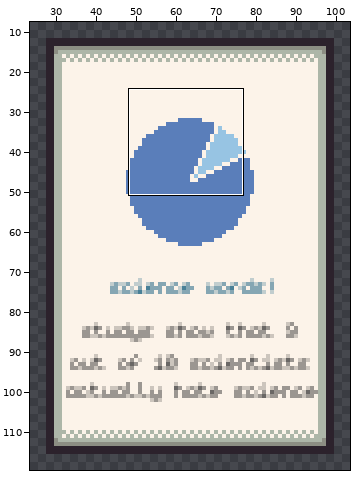
One commit to this pixel-art file: Assets/Textures/Decals/biolabDecals.aseprite. The picture above shows the old version from afar; the outline marks the close-up.
Close-up. Before the commit:
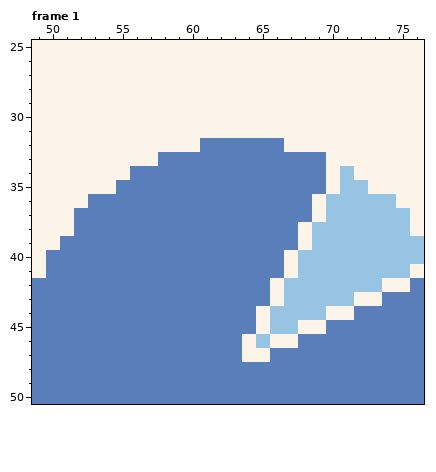
128x128 pixels, 2 frames. Shown: frame 1: x 49..76, y 25..50. The wide view leaves out empty margins.
New version:
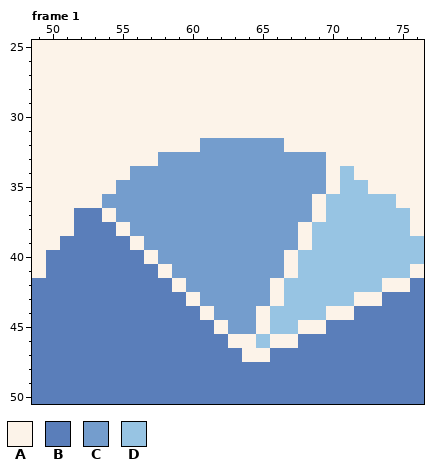
Palette (. is transparent): A #fcf3e9  B #5a7eba  C #749dcd  D #97c4e3
What changed:
Frame 1:
y 32: x 61..66 BBBBBB -> CCCCCC
y 33: x 58..69 BBBBBBBBBBBB -> CCCCCCCCCCCC
y 34: x 56..69 BBBBBBBBBBBBBB -> CCCCCCCCCCCCCC
y 35: x 55..69 BBBBBBBBBBBBBBB -> CCCCCCCCCCCCCCC
y 36: x 53..68 BBBBBBBBBBBBBBBB -> ACCCCCCCCCCCCCCC
y 37: x 54..68 BBBBBBBBBBBBBBB -> ACCCCCCCCCCCCCC
y 38: x 55..67 BBBBBBBBBBBBB -> ACCCCCCCCCCCC
y 39: x 56..67 BBBBBBBBBBBB -> ACCCCCCCCCCC
y 40: x 57..66 BBBBBBBBBB -> ACCCCCCCCC
y 41: x 58..66 BBBBBBBBB -> ACCCCCCCC
y 42: x 59..65 BBBBBBB -> ACCCCCC
y 43: x 60..65 BBBBBB -> ACCCCC
y 44: x 61..64 BBBB -> ACCC
y 45: x 62..64 BBB -> ACC
y 46: x 63 B -> A
Pixel boxes of the changes (left, top, right, bottom) in both close-ups:
changed: (88, 138, 326, 348)
